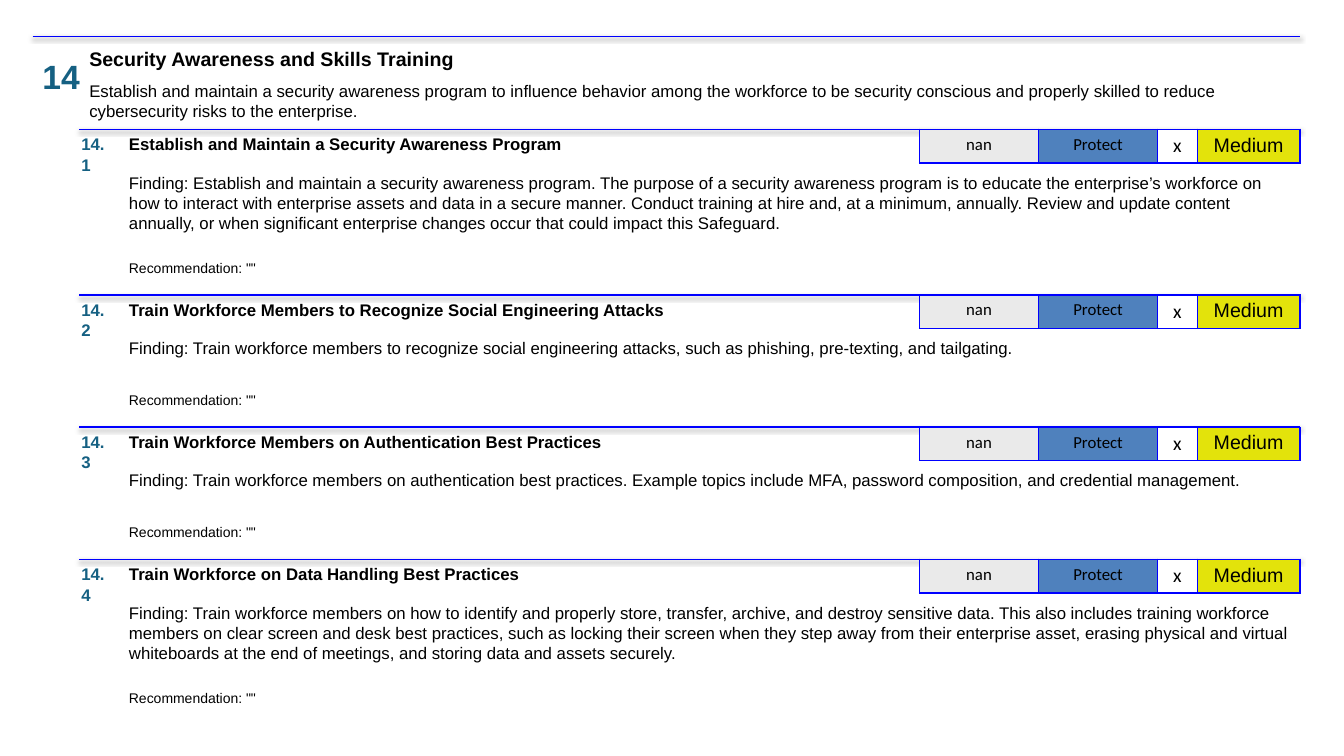
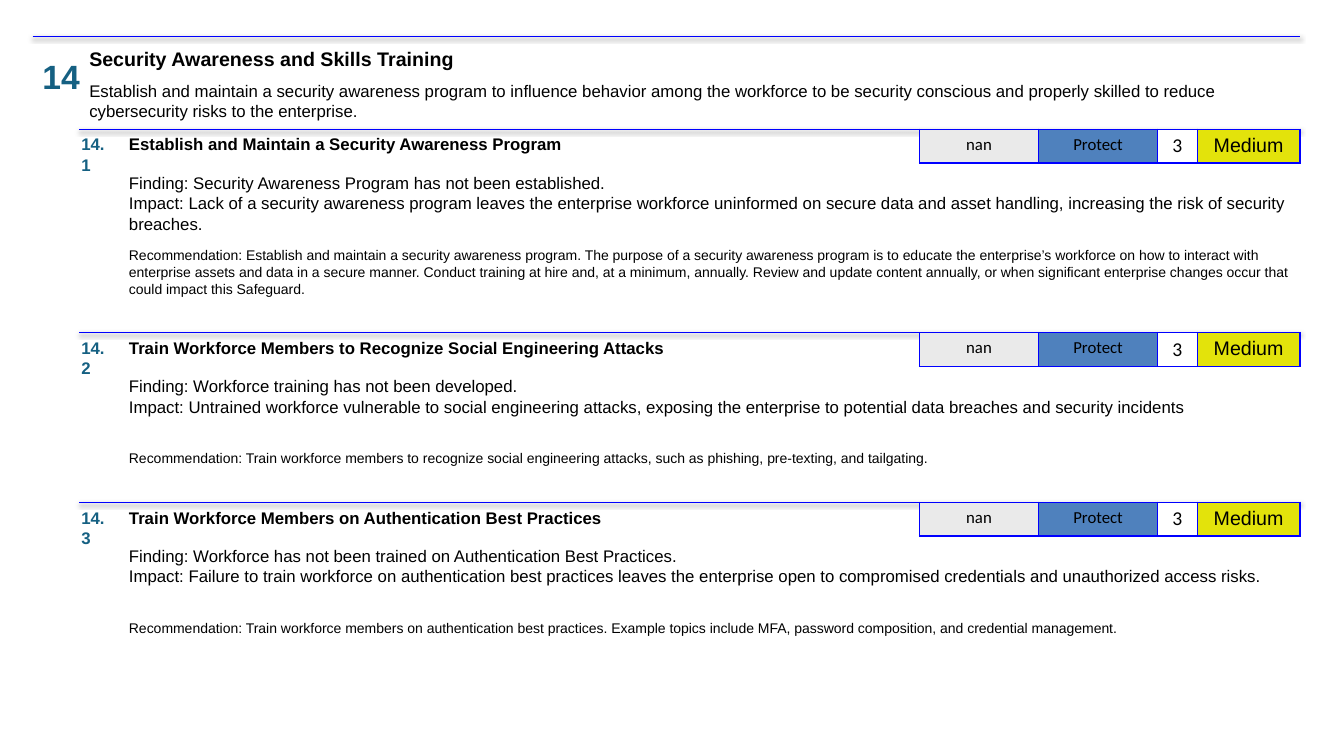
Before and after one commit to lablanco/PowerPointAutomation, a slide deck: slide 35 of ppts/0001_SUMMARY.pptx (slide 32 before the commit). Drawn at 1344x756 pixels with LibreOffice and Linux fonts; fonts in the diff are those of the drawing. Boxes give left, top, right and bottom in pixels: in the first picture for what was removed or moved away, otherwise in the second. Text is boxed around its words. In the diff, an @@ line names an element or a change of style, - is before the commit and + after.

```diff
--- a/ppts/0001_SUMMARY.pptx
+++ b/ppts/0001_SUMMARY.pptx
@@ table at bbox=[920, 129, 1300, 160] @@
-row 1, column 3: x
+row 1, column 3: 3
@@ text added at bbox=[129, 177, 604, 193], 12 pt, text #000000 @@
+Finding: Security Awareness Program has not been established.
@@ text at bbox=[129, 197, 1285, 230]: text changed; size 10 to 12 pt @@
-Recommendation: ""
+Impact: Lack of a security awareness program leaves the enterprise workforce uninformed on secure data and asset handling, increasing the risk of security breaches.
@@ text at bbox=[129, 250, 1288, 297]: text changed; size 12 to 10 pt @@
-Finding: Establish and maintain a security awareness program. The purpose of a security awareness program is to educate the enterprise’s workforce on how to interact with enterprise assets and data in a secure manner. Conduct training at hire and, at a minimum, annually. Review and update content annually, or when significant enterprise changes occur that could impact this Safeguard.
+Recommendation: Establish and maintain a security awareness program. The purpose of a security awareness program is to educate the enterprise’s workforce on how to interact with enterprise assets and data in a secure manner. Conduct training at hire and, at a minimum, annually. Review and update content annually, or when significant enterprise changes occur that could impact this Safeguard.
@@ 1 text, 1 table, 1 line: place and size @@
-1 text, 1 table, 1 line at bbox=[80, 295, 1301, 336]
+1 text, 1 table, 1 line at bbox=[80, 333, 1301, 374]
@@ text at bbox=[129, 342, 664, 358]: text changed; bold on @@
-Finding: Train workforce members to recognize social engineering attacks, such as phishing, pre-texting, and tailgating.
+Train Workforce Members to Recognize Social Engineering Attacks
@@ table at bbox=[920, 333, 1300, 364] @@
-row 1, column 3: x
+row 1, column 3: 3
@@ text at bbox=[129, 380, 517, 396]: text changed; size 10 to 12 pt @@
-Recommendation: ""
+Finding: Workforce training has not been developed.
@@ text added at bbox=[129, 401, 1184, 417], 12 pt, text #000000 @@
+Impact: Untrained workforce vulnerable to social engineering attacks, exposing the enterprise to potential data breaches and security incidents
@@ line removed from (80, 427) to (1301, 427) @@
@@ table removed at bbox=[920, 427, 1300, 459], 1 rows, 4 columns @@
-nan | Protect | x | Medium
@@ text at bbox=[129, 453, 928, 466]: text changed; size 12 to 10 pt; bold off @@
-Train Workforce Members to Recognize Social Engineering Attacks
+Recommendation: Train workforce members to recognize social engineering attacks, such as phishing, pre-texting, and tailgating.
@@ text "14.3": place and size @@
-text "14.3" at bbox=[81, 436, 104, 468]
+text "14.3" at bbox=[81, 512, 104, 544]
@@ line moved from (80, 560) - (1301, 560) to (80, 502) - (1301, 502) @@
@@ text "Train Workforce Members on Authentication ...": place and size @@
-text "Train Workforce Members on Authentication ..." at bbox=[129, 436, 602, 448]
+text "Train Workforce Members on Authentication ..." at bbox=[129, 512, 602, 524]
@@ table at bbox=[920, 502, 1300, 533] @@
-row 1, column 3: x
+row 1, column 3: 3
@@ table: place and size @@
-table at bbox=[920, 560, 1300, 591]
+table at bbox=[920, 502, 1300, 533]
@@ text removed at bbox=[129, 527, 242, 537] @@
-Recommendation: ""
@@ text removed at bbox=[81, 568, 104, 601] @@
-14.4
@@ text added at bbox=[129, 550, 677, 566], 12 pt, text #000000 @@
+Finding: Workforce has not been trained on Authentication Best Practices.
@@ text at bbox=[129, 570, 1260, 586]: text changed; bold off @@
-Train Workforce on Data Handling Best Practices
+Impact: Failure to train workforce on authentication best practices leaves the enterprise open to compromised credentials and unauthorized access risks.
@@ text at bbox=[129, 623, 1117, 636]: text changed; size 12 to 10 pt @@
-Finding: Train workforce members on authentication best practices. Example topics include MFA, password composition, and credential management.
+Recommendation: Train workforce members on authentication best practices. Example topics include MFA, password composition, and credential management.
@@ text removed at bbox=[129, 607, 1288, 663] @@
-Finding: Train workforce members on how to identify and properly store, transfer, archive, and destroy sensitive data. This also includes training workforce members on clear screen and desk best practices, such as locking their screen when they step away from their enterprise asset, erasing physical and virtual whiteboards at the end of meetings, and storing data and assets securely.
@@ text removed at bbox=[129, 693, 242, 703] @@
-Recommendation: ""
```
Also in this commit, not shown: 38 other slides changed, 10 slides added, 4 slides removed, 4 other files.
